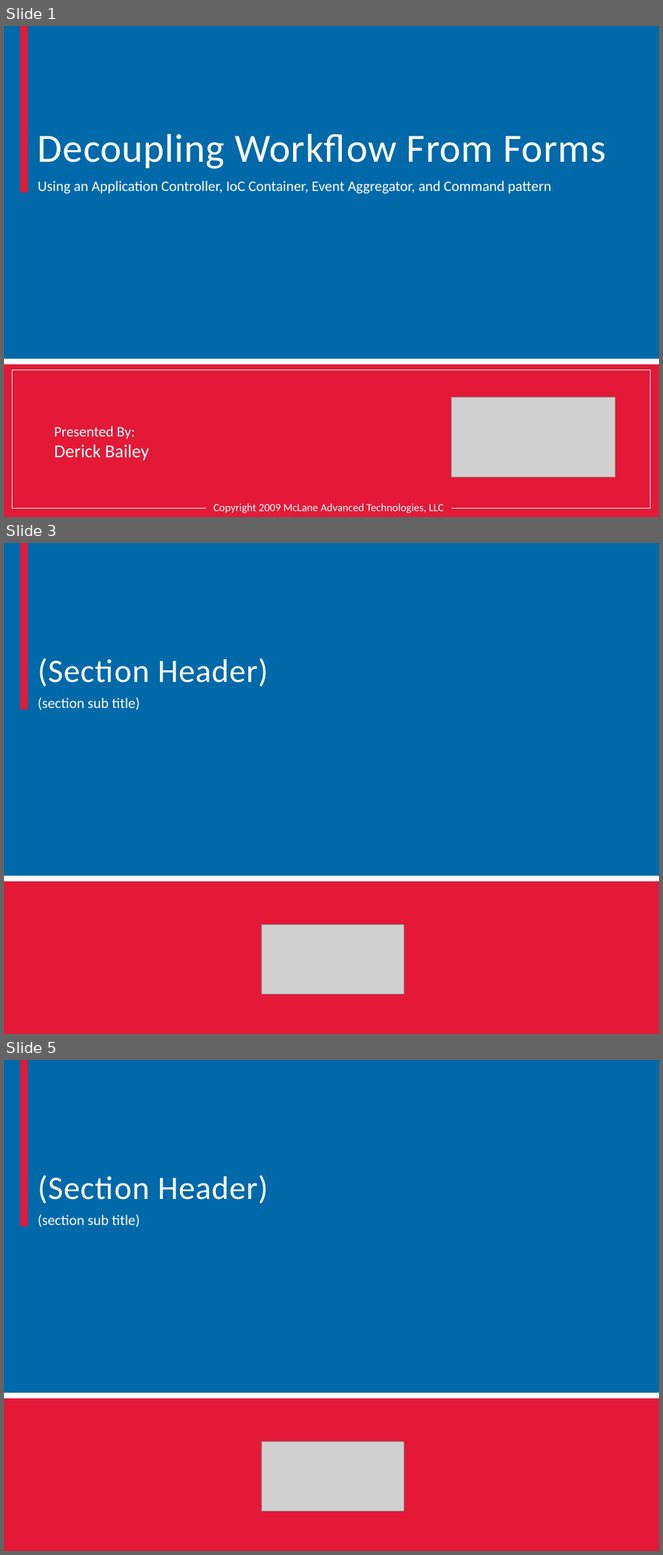
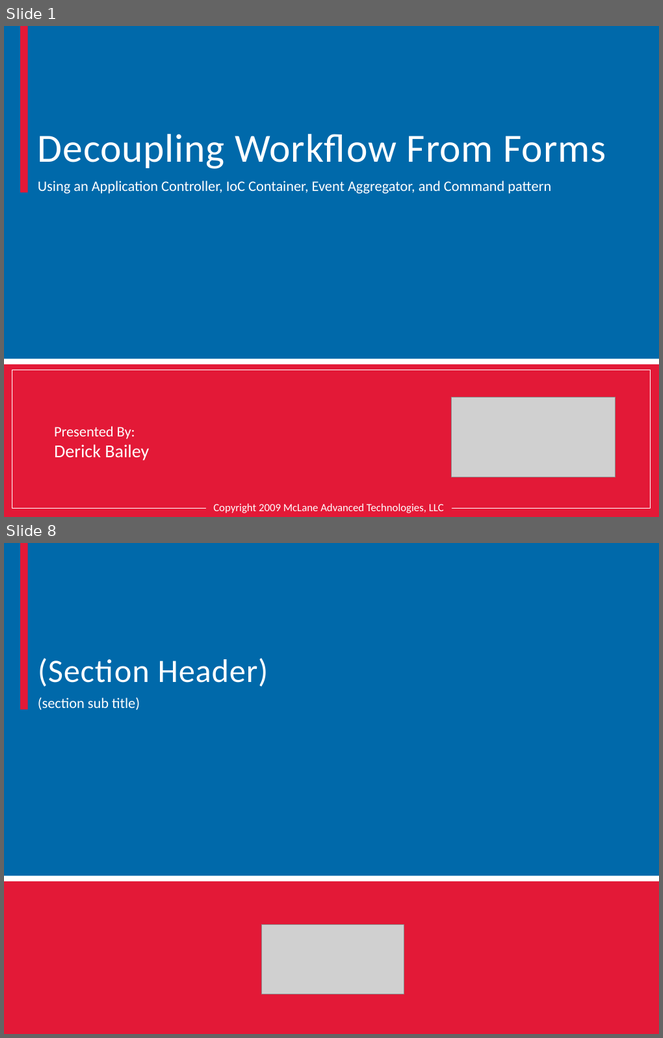
Before and after one commit to mxriverlynn/presentations-and-training, a slide deck: Decoupling Workflow With App Controler/Decoupling Workflow From Forms.pptx. Shown one above the other, each under a label of ours: slides 1, 3 and 5 before the commit, slides 1 and 8 after it; the slides between them are not shown. The pictures are 663x1555 and 663x1038 pixels, drawn with LibreOffice and Linux fonts; fonts in the diff are those of the drawing; grey boxes stand for pictures; background and template pictures are left out. Boxes give left, top, right and bottom in pixels: in the first picture for what was removed or moved away, otherwise in the second. Text is boxed around its words. In the diff, an @@ line names an element or a change of style, - is before the commit and + after.

```diff
--- a/Decoupling Workflow With App Controler/Decoupling Workflow From Forms.pptx
+++ b/Decoupling Workflow With App Controler/Decoupling Workflow From Forms.pptx
@@ slide 3 removed at box(4, 543, 659, 1034), background #FFFFFF; not listed: 2 template elements that a slide beside it also shows @@
@@ rectangle removed at box(4, 543, 659, 876) @@
@@ rectangle removed at box(20, 543, 27, 709) @@
@@ text removed at box(38, 658, 269, 687) @@
-(Section Header)
@@ text removed at box(38, 698, 140, 710) @@
-(section sub title)
@@ rectangle removed at box(4, 882, 659, 1034) @@
@@ picture removed at box(262, 925, 404, 995) @@
@@ what was slide 5 is now slide 8 @@
```
Also in this commit, not shown: 1 slide changed, 7 slides added.
